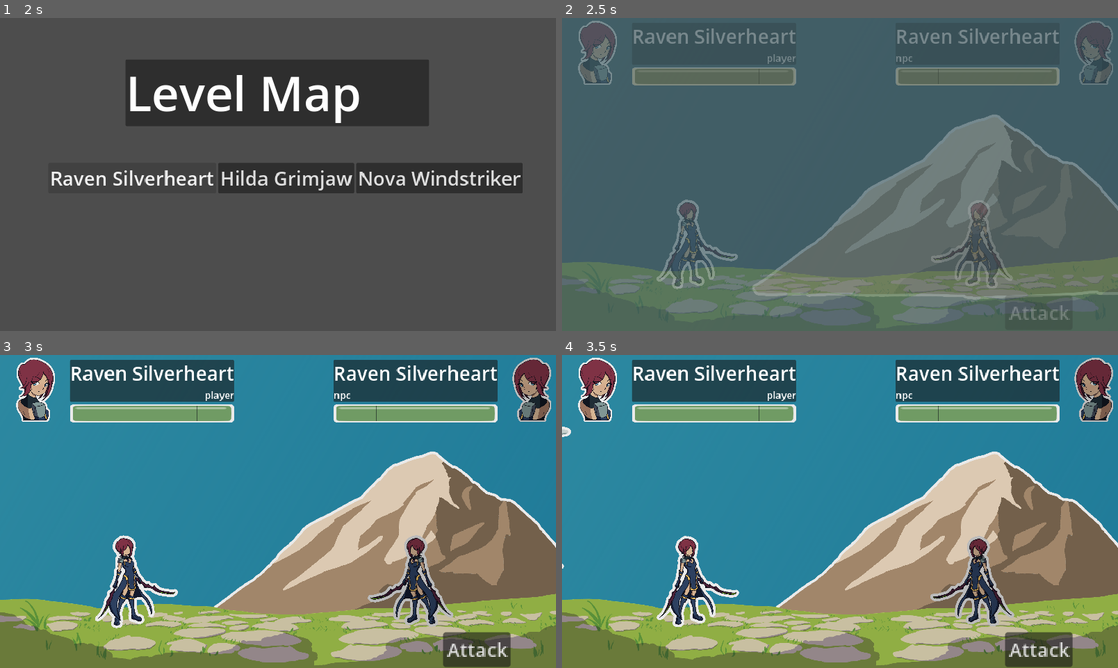
Above: before the commit, frames 1-4 (two rows, left to right).
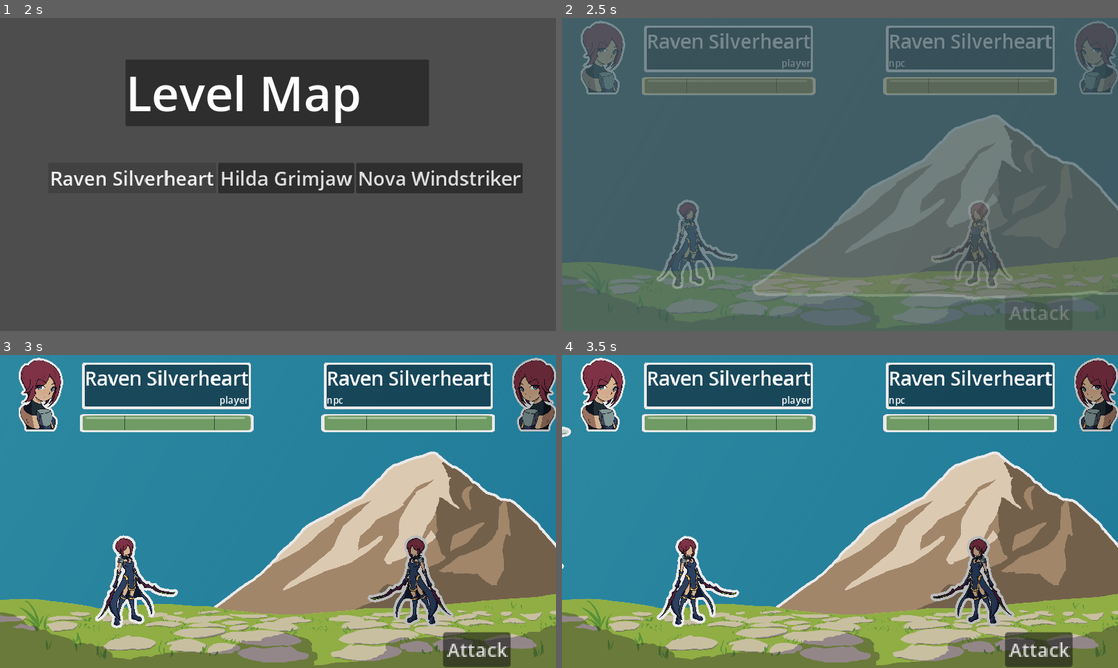
Above: after the commit, the same moments.

Repository: MajorZiploc/sticker_book_moments
Game: Godot game, scene res://scenes/title_scene.tscn
The game is run twice, just before and just after one commit, with the same random seed, the same clock (stepped at 60 frames per second) and the same inputs.
Inputs (mouse positions are in pixels of both pictures, inside the frame that each line leads up to):
- Up to frame 1 (2 s): click "Play" at 0.5 s; click "Raven Silverheart" at 1.25 s
- Up to frame 2 (2.5 s): click "Raven Silverheart" at 2 s
- Up to frame 3 (3 s): tap Enter (ui_accept) at 2.75 s; move the mouse to (400, 495) at 2.77 s; hold D (right) from 2.78 s (still down); hold F from 2.78 s (still down); click (400, 495) at 2.92 s
- Up to frame 4 (3.5 s): keep holding D (right); keep holding F; tap Enter (ui_accept) at 3.02 s

Frame 1 is identical in both runs. In frame 2, 8.0% of the frame differs, in the area x 2-100%, y 0-25%; in frame 3, 12%; in frame 4, 12%.

Commit message:
+sticker panels

Diff:
--- a/combat_unit_info.tscn
+++ b/combat_unit_info.tscn
@@ -12,6 +12,7 @@
 
 [node name="panel" type="PanelContainer" parent="vbox"]
 layout_mode = 2
+theme_type_variation = &"PanelSmallSticker"
 
 [node name="vbox" type="VBoxContainer" parent="vbox/panel"]
 layout_mode = 2
--- a/our_theme.tres
+++ b/our_theme.tres
@@ -1,4 +1,29 @@
-[gd_resource type="Theme" load_steps=2 format=3 uid="uid://b755fr2pdu1kf"]
+[gd_resource type="Theme" load_steps=8 format=3 uid="uid://b755fr2pdu1kf"]
+
+[ext_resource type="Texture2D" uid="uid://dgdh5tjrid1tx" path="res://art/my/ui/panel_sticker_large.png" id="1_47dse"]
+[ext_resource type="Texture2D" uid="uid://bcu8f8c7d303k" path="res://art/my/ui/panel_sticker_medium.png" id="2_nqhew"]
+[ext_resource type="Texture2D" uid="uid://cw3p0r02olwim" path="res://art/my/ui/panel_sticker_small.png" id="3_1kfiv"]
+
+[sub_resource type="StyleBoxTexture" id="StyleBoxTexture_3sabn"]
+texture = ExtResource("1_47dse")
+texture_margin_left = 20.0
+texture_margin_top = 20.0
+texture_margin_right = 20.0
+texture_margin_bottom = 20.0
+
+[sub_resource type="StyleBoxTexture" id="StyleBoxTexture_ohgbv"]
+texture = ExtResource("2_nqhew")
+texture_margin_left = 15.0
+texture_margin_top = 15.0
+texture_margin_right = 15.0
+texture_margin_bottom = 15.0
+
+[sub_resource type="StyleBoxTexture" id="StyleBoxTexture_rh7gh"]
+texture = ExtResource("3_1kfiv")
+texture_margin_left = 10.0
+texture_margin_top = 10.0
+texture_margin_right = 10.0
+texture_margin_bottom = 10.0
 
 [sub_resource type="StyleBoxFlat" id="StyleBoxFlat_hhojr"]
 bg_color = Color(0.847059, 0.494118, 0.337255, 1)
@@ -18,6 +43,12 @@
 Label/font_sizes/font_size = 20
 MenuButton/font_sizes/font_size = 20
 OptionButton/font_sizes/font_size = 20
+PanelLargeSticker/base_type = &"PanelContainer"
+PanelLargeSticker/styles/panel = SubResource("StyleBoxTexture_3sabn")
+PanelMediumSticker/base_type = &"PanelContainer"
+PanelMediumSticker/styles/panel = SubResource("StyleBoxTexture_ohgbv")
+PanelSmallSticker/base_type = &"PanelContainer"
+PanelSmallSticker/styles/panel = SubResource("StyleBoxTexture_rh7gh")
 ProgressBar/colors/font_color = Color(0, 0, 0, 1)
 ProgressBar/font_sizes/font_size = 20
 ProgressBar/styles/background = SubResource("StyleBoxFlat_hhojr")
Binary file added: art/my/ui/panel_sticker_large.png
Not shown, added: art/my/ui/panel_sticker_large.png.import
Binary file added: art/my/ui/panel_sticker_medium.png
Not shown, added: art/my/ui/panel_sticker_medium.png.import
Binary file added: art/my/ui/panel_sticker_small.png
Not shown, added: art/my/ui/panel_sticker_small.png.import
